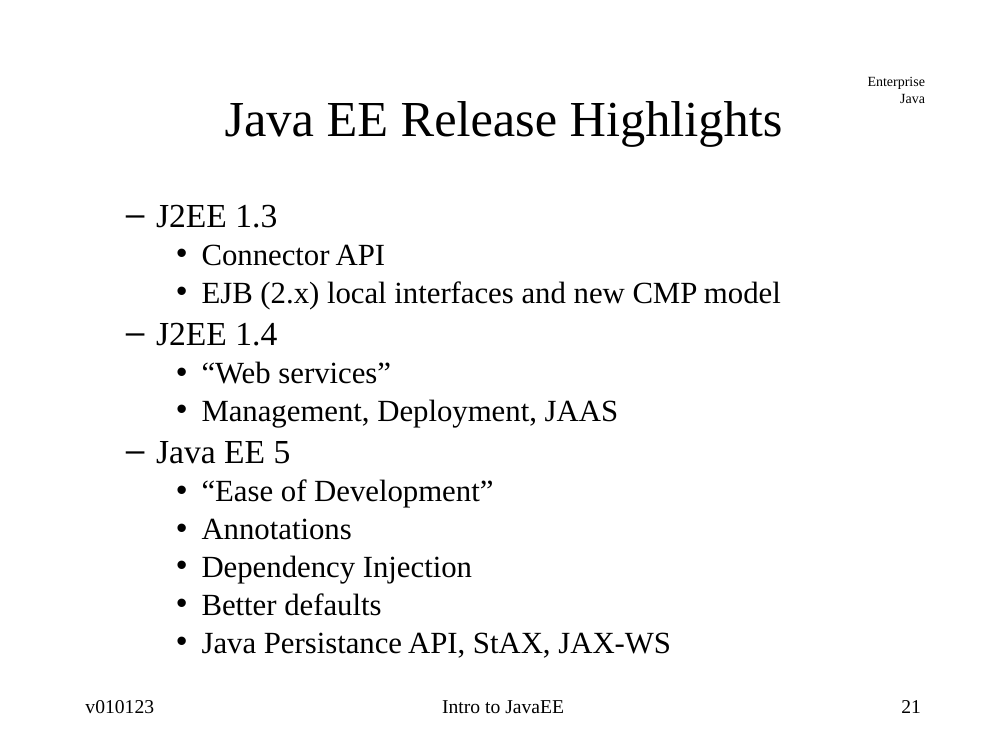
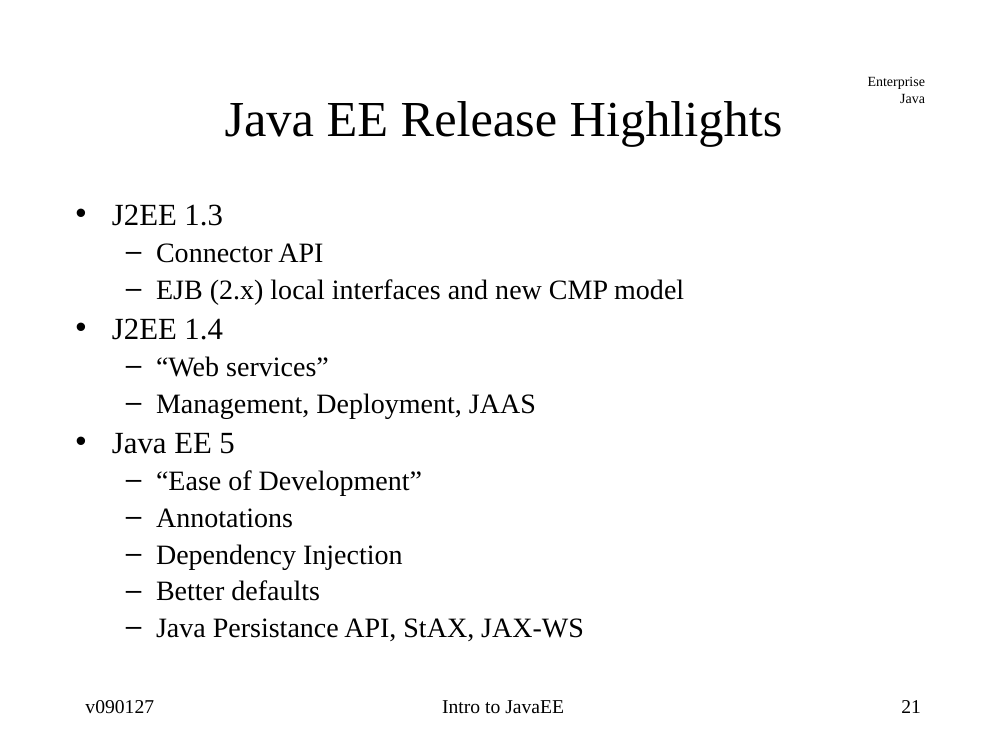
Before and after one commit to jcstaff/ejava-javaee, a slide deck: slide 21 of course-docs/src/site/resources/lectures/javaee-intro.ppt. Drawn at 1008x756 pixels with LibreOffice and Linux fonts; fonts in the diff are those of the drawing. Boxes give left, top, right and bottom in pixels: in the first picture for what was removed or moved away, otherwise in the second. Text is boxed around its words. In the diff, an @@ line names an element or a change of style, - is before the commit and + after.

```diff
--- a/course-docs/src/site/resources/lectures/javaee-intro.ppt
+++ b/course-docs/src/site/resources/lectures/javaee-intro.ppt
@@ text "J2EE 1.3" at (112, 204, 684, 641): size 24 to 22 pt in "J2EE 1.3", "J2EE 1.4", "Java EE 5"; size 22 to 20 pt in "Connector API", "EJB (2.x) local interfaces and new CMP ...", "“Web services”", "Management, Deployment, JAAS" and 5 more places; bullet – to •; list level 2 to 1 in "J2EE 1.3"; bullet • to –; list level 3 to 2 in "Connector API"; list level 3 to 2 in "EJB (2.x) local interfaces and ..."; list level 2 to 1 in "J2EE 1.4"; list level 3 to 2 in "“Web services”"; list level 3 to 2 in "Management, Deployment, JAAS"; list level 2 to 1 in "Java EE 5"; list level 3 to 2 in "“Ease of Development”"; list level 3 to 2 in "Annotations"; list level 3 to 2 in "Dependency Injection"; list level 3 to 2 in "Better defaults"; list level 3 to 2 in "Java Persistance API, StAX, JAX-WS" @@
@@ text at (85, 700, 154, 714): text changed @@
-v010123
+v090127
```
Also in this commit, not shown: 22 other slides changed, 4 other files.
